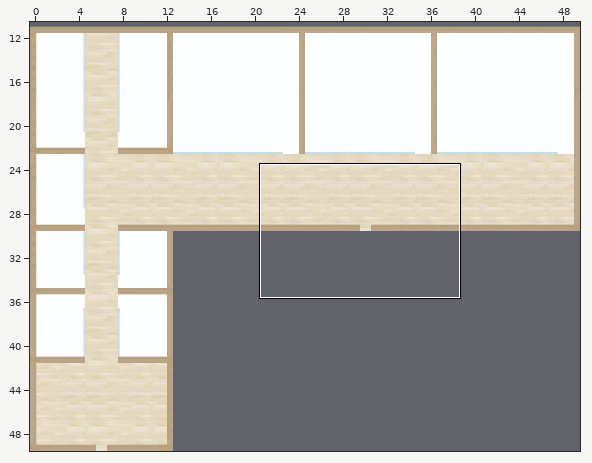
Level history. Tiled map: public/map/inn.tmx. Above, an overview of the earlier version with the close-up marked.
Close-up. As it was:
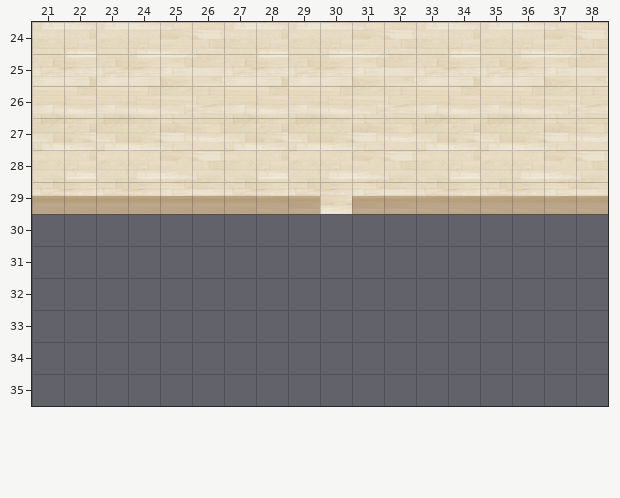
Cells are 32x32 px. Shown: x 21..38, y 24..35. The commit also changed other parts of the map, which this record leaves out. Tiles whose own drawing changed are shown in their newer look in all pictures.
After:
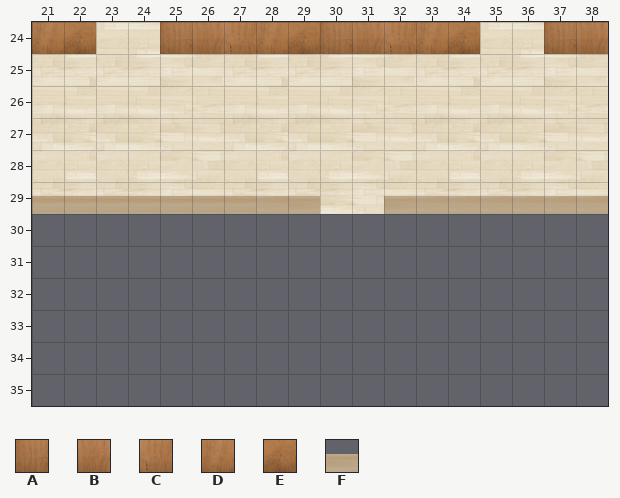
Key: from "inn": A 292, B 293, C 294, D 295, E 296, F 301.
_ is an empty cell.
Log entry: nice inn walls
The exact change:
Layer "wall_real":
There is now tile A in row 24 at x 25, 30 and 37.
There is now tile B in row 24 at x 26, 31 and 38.
There is now tile C in row 24 at x 27 and 32.
There is now tile D in row 24 at x 21, 28 and 33.
There is now tile E in row 24 at x 22, 29 and 34.
Layer "wall":
The edit erases tile F in row 29 at x 31.
Boxes around the changes in both close-ups, in picture pixels (x1, y1, x2, y2):
added: (32, 22, 96, 54)
added: (160, 22, 480, 54)
added: (544, 22, 608, 54)
removed: (352, 196, 384, 214)
